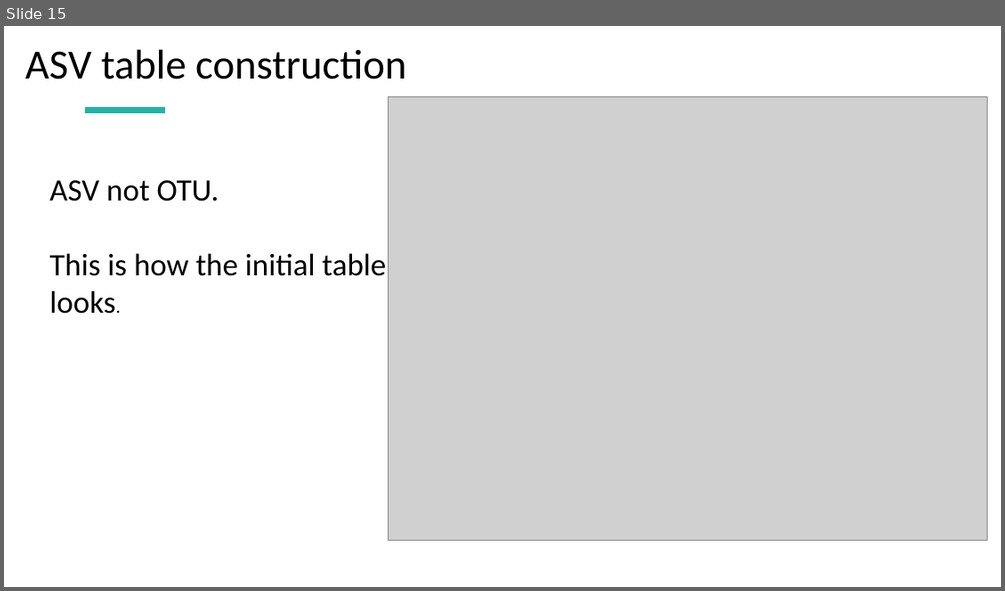
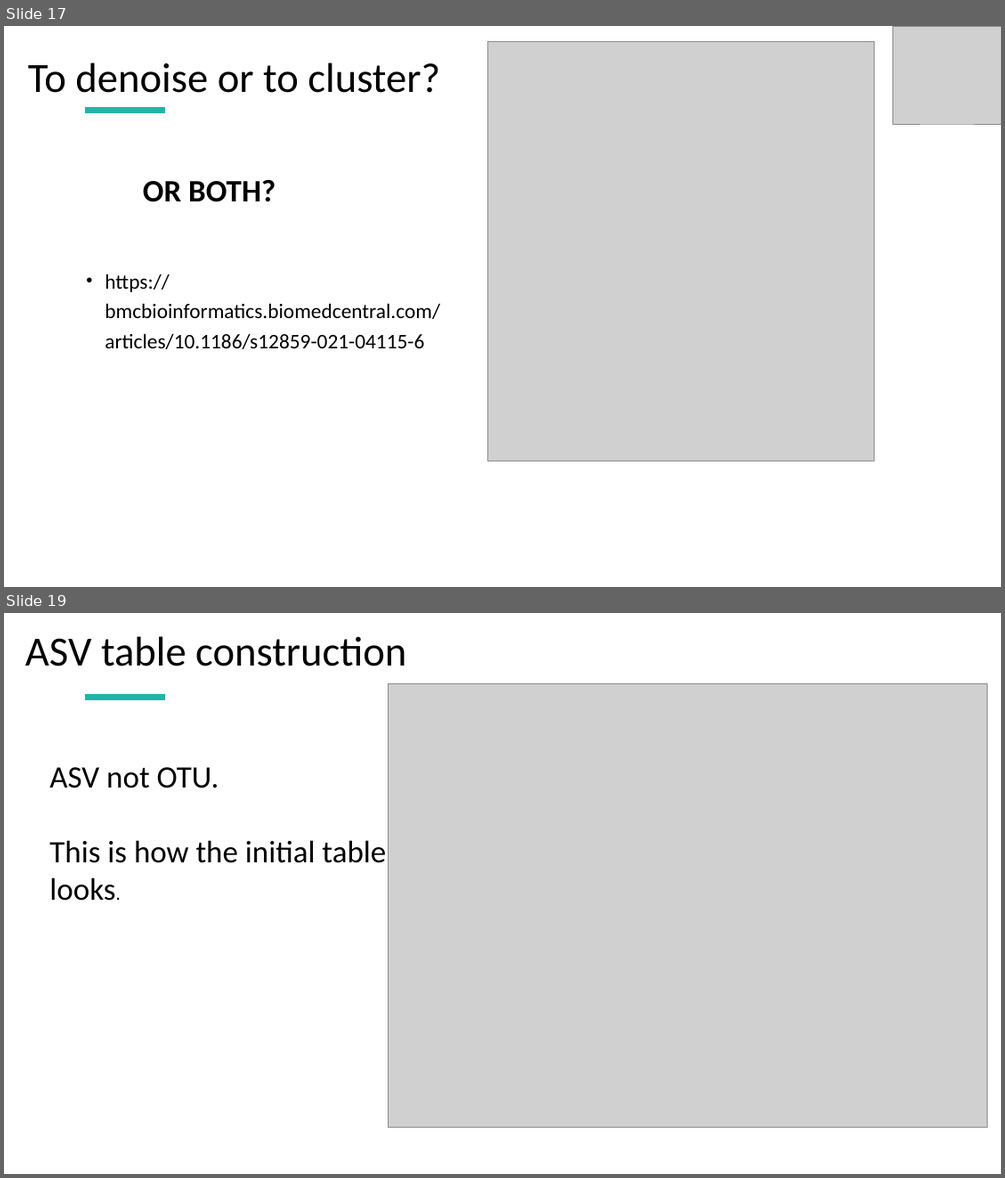
Before and after one commit to CheshtaaChitkara/AB327-827, a slide deck: Lecture/BIOINFORMATICS AND DADA 2.pptx. Shown one above the other, each under a label of ours: slide 15 before the commit, slides 17 and 19 after it; the slides between them are not shown. The pictures are 1005x591 and 1005x1178 pixels, drawn with LibreOffice and Linux fonts; fonts in the diff are those of the drawing; grey boxes stand for pictures. Boxes give left, top, right and bottom in pixels: in the first picture for what was removed or moved away, otherwise in the second. Text is boxed around its words. In the diff, an @@ line names an element or a change of style, - is before the commit and + after.

```diff
--- a/Lecture/BIOINFORMATICS AND DADA 2.pptx
+++ b/Lecture/BIOINFORMATICS AND DADA 2.pptx
@@ slide 17 added at (x1=4, y1=26, x2=1001, y2=587), background #FFFFFF; not listed: 1 template element that a slide beside it also shows @@
@@ picture added at (x1=488, y1=41, x2=874, y2=460) @@
@@ picture added at (x1=892, y1=26, x2=1001, y2=124) @@
@@ title added at (x1=28, y1=62, x2=440, y2=93), 40 pt, text #000000 @@
+To denoise or to cluster?
@@ text added at (x1=143, y1=180, x2=275, y2=202), 30 pt, text #000000, bold @@
+OR BOTH?
@@ text added at (x1=105, y1=273, x2=440, y2=349), 20 pt, text #000000 @@
+• https://bmcbioinformatics.biomedcentral.com/articles/10.1186/s12859-021-04115-6
@@ what was slide 15 is now slide 19 @@
```
Also in this commit, not shown: 9 slides changed, 4 other slides added, 2 slides removed.
